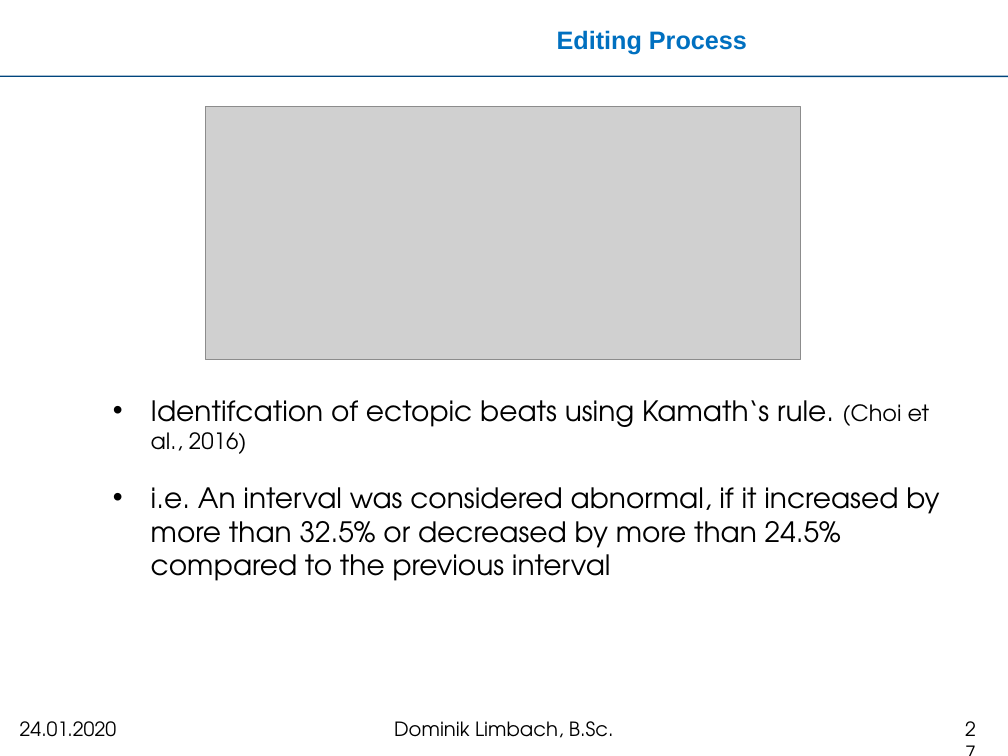
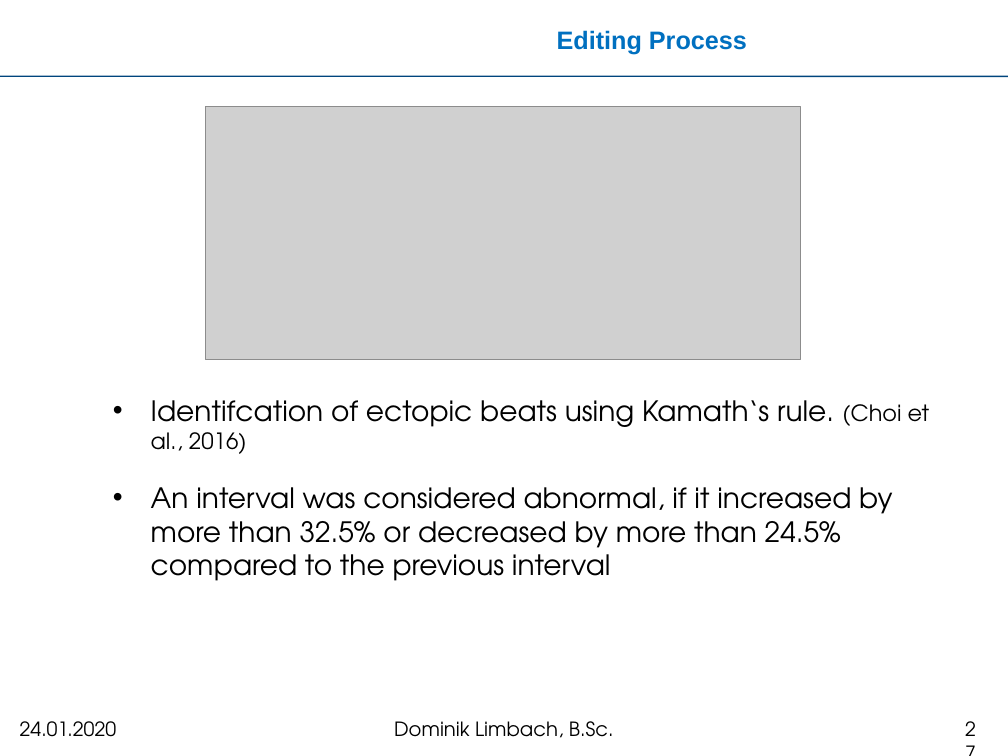
Before and after one commit to meistalampe/MTEC, a slide deck: slide 27 of Kolloquium-Master/kolloquium.pptx. Drawn at 1008x756 pixels with LibreOffice and Linux fonts; fonts in the diff are those of the drawing; grey boxes stand for pictures; background and template pictures are left out. Boxes give left, top, right and bottom in pixels: in the first picture for what was removed or moved away, otherwise in the second. Text is boxed around its words. In the diff, an @@ line names an element or a change of style, - is before the commit and + after.

```diff
--- a/Kolloquium-Master/kolloquium.pptx
+++ b/Kolloquium-Master/kolloquium.pptx
@@ text at box(151, 487, 892, 581): text changed @@
-• i.e. An interval was considered abnormal, if it increased by more than 32.5% or decreased by more than 24.5% compared to the previous interval
+• An interval was considered abnormal, if it increased by more than 32.5% or decreased by more than 24.5% compared to the previous interval
```
Also in this commit, not shown: 14 other slides changed.
